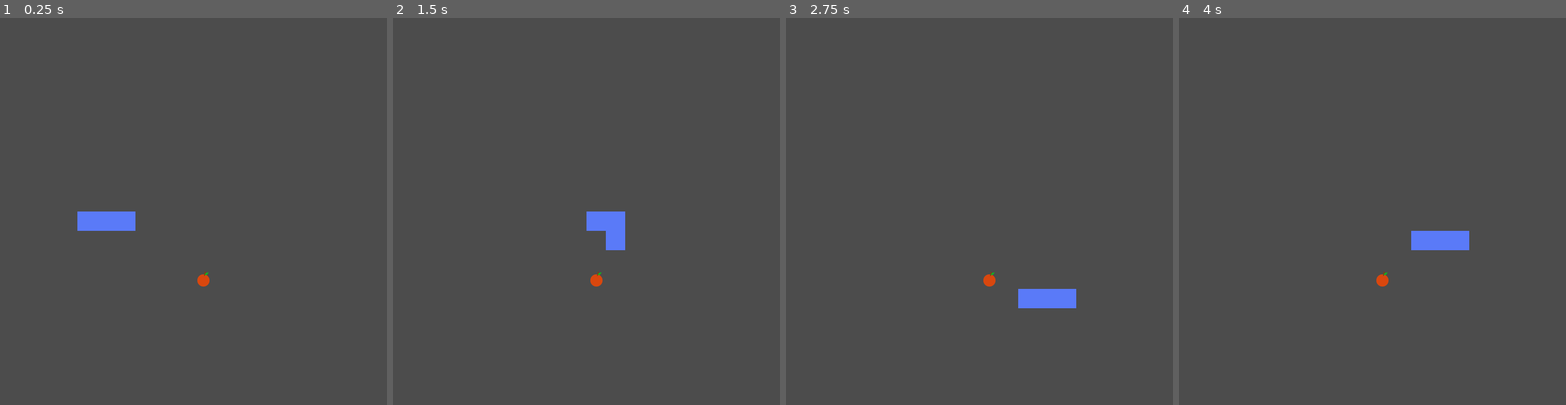
Above: before the commit, frames 1-4 (left to right).
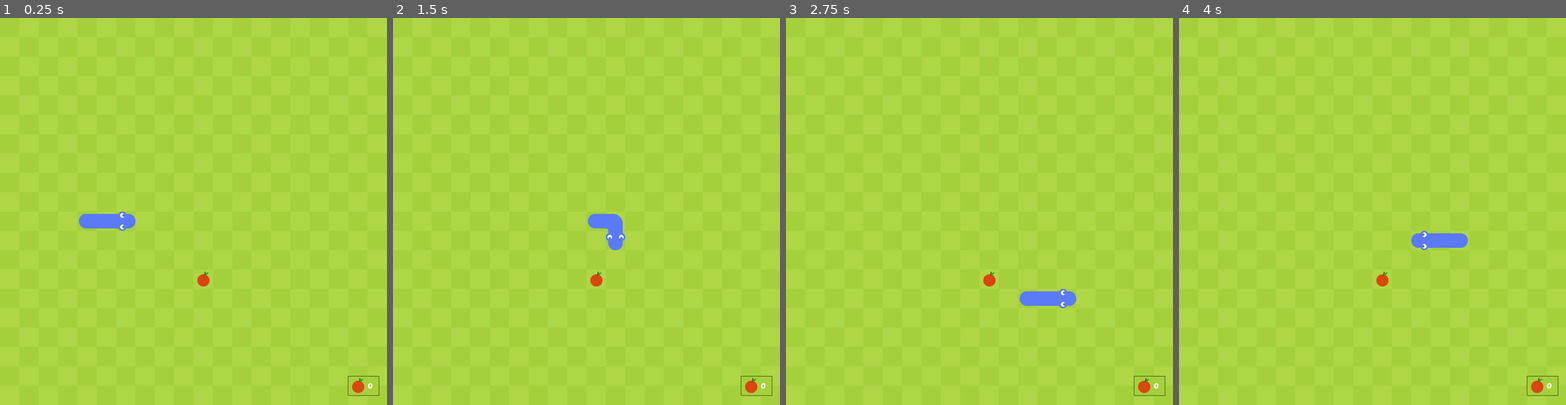
Above: after the commit, the same moments.

Repository: chelosky/godot-projects
Game: Godot game, scene res://MainGame.tscn
Two runs of this game, one before a commit and one after it. Both use one fixed random seed, a clock stepped at 60 frames per second and the inputs below.
Inputs:
- Up to frame 1 (0.25 s): no input
- Up to frame 2 (1.5 s): hold Right (ui_right) 0.53-1.28 s; hold Down (ui_down) from 1.28 s (still down)
- Up to frame 3 (2.75 s): release Down (ui_down) at 2.03 s; hold Right (ui_right) from 2.03 s (still down)
- Up to frame 4 (4 s): release Right (ui_right) at 2.78 s; hold Up (ui_up) 2.78-3.53 s; hold Left (ui_left) from 3.53 s (still down)

The runs differ from the first frame. In frame 1, 99% of the frame differs, in the area x 0-100%, y 0-100%; in frame 2, 99%; in frame 3, 99%; in frame 4, 99%.

Commit message:
:sparkles: added anim to snake position and score label

Diff:
--- a/003-Simple Snake/MainGame.gd
+++ b/003-Simple Snake/MainGame.gd
@@ -2,6 +2,7 @@
 
 const WINDOWS_SIZE = 800
 const TILE_SIZE = 40
+const MAX_TILES = (WINDOWS_SIZE/TILE_SIZE)
 
 const SNAKE = 0
 const APPLE = 1
@@ -9,26 +10,77 @@
 var apple_pos
 var snake_body = [Vector2(5,10), Vector2(4,10), Vector2(3,10)]
 var snake_direction = Vector2(1,0)
+var add_apple = false
+var points = 0
 
 func _ready():
 	apple_pos = place_apple()
 
 func place_apple():
 	randomize()
-	var x = randi() % (WINDOWS_SIZE/TILE_SIZE)
-	var y = randi() % (WINDOWS_SIZE/TILE_SIZE)
+	var x = randi() % MAX_TILES
+	var y = randi() % MAX_TILES
 	return Vector2(x,y)
 
 func draw_apple():
 	$SnakeApple.set_cell(apple_pos.x, apple_pos.y, APPLE)
 
 func draw_snake():
-	for block in snake_body:
-		$SnakeApple.set_cell(block.x, block.y, SNAKE, false, false, false, Vector2(8,0))
+	for block_index in snake_body.size():
+		var block = snake_body[block_index]
+
+		if block_index == 0:
+			var head_dir = relation2(snake_body[0], snake_body[1])
+			if head_dir == 'right':
+				$SnakeApple.set_cell(block.x, block.y, SNAKE, true, false, false, Vector2(2,0))
+			if head_dir == 'left':
+				$SnakeApple.set_cell(block.x, block.y, SNAKE, false, false, false, Vector2(2,0))
+			if head_dir == 'top':
+				$SnakeApple.set_cell(block.x, block.y, SNAKE, false, true, false, Vector2(2,1))
+			if head_dir == 'bottom':
+				$SnakeApple.set_cell(block.x, block.y, SNAKE, false, false, false, Vector2(2,1))
+		elif block_index == snake_body.size() - 1:
+			var tail_dir = relation2(snake_body[-1], snake_body[-2])
+			if tail_dir == 'right':
+				$SnakeApple.set_cell(block.x, block.y, SNAKE, false, false, false, Vector2(0,0))
+			if tail_dir == 'left':
+				$SnakeApple.set_cell(block.x, block.y, SNAKE, true, false, false, Vector2(0,0))
+			if tail_dir == 'top':
+				$SnakeApple.set_cell(block.x, block.y, SNAKE, false, true, false, Vector2(0,1))
+			if tail_dir == 'bottom':
+				$SnakeApple.set_cell(block.x, block.y, SNAKE, false, false, false, Vector2(0,1))
+		else:
+			var previous_block = snake_body[block_index + 1] - block
+			var next_block = snake_body[block_index - 1] - block
+
+			if previous_block.x == next_block.x:
+				$SnakeApple.set_cell(block.x,block.y,SNAKE,false,false,false,Vector2(4,1))
+			elif previous_block.y == next_block.y:
+				$SnakeApple.set_cell(block.x,block.y,SNAKE,false,false,false,Vector2(4,0))
+			else:
+				if previous_block.x == -1 and next_block.y == -1 or next_block.x == -1 and previous_block.y == -1:
+					$SnakeApple.set_cell(block.x,block.y,SNAKE,true,true,false,Vector2(5,0))
+				if previous_block.x == -1 and next_block.y == 1 or next_block.x == -1 and previous_block.y == 1:
+					$SnakeApple.set_cell(block.x,block.y,SNAKE,true,false,false,Vector2(5,0))
+				if previous_block.x == 1 and next_block.y == -1 or next_block.x == 1 and previous_block.y == -1:
+					$SnakeApple.set_cell(block.x,block.y,SNAKE,false,true,false,Vector2(5,0))
+				if previous_block.x == 1 and next_block.y == 1 or next_block.x == 1 and previous_block.y == 1:
+					$SnakeApple.set_cell(block.x,block.y,SNAKE,false,false,false,Vector2(5,0))
+
+
+func relation2(first_block: Vector2, second_block: Vector2):
+	var block_relation = second_block - first_block
+	if block_relation == Vector2(-1, 0): return 'left'
+	if block_relation == Vector2(1, 0): return 'right'
+	if block_relation == Vector2(0, -1): return 'top'
+	if block_relation == Vector2(0, 1): return 'bottom'
 
 func move_snake():
+	var total_tiles_removed = 1 if add_apple else 2
+	if add_apple:
+		add_apple = false
 	delete_tiles(SNAKE)
-	var body_copy = snake_body.slice(0, snake_body.size() - 2)
+	var body_copy = snake_body.slice(0, snake_body.size() - total_tiles_removed)
 	var new_head = body_copy[0] + snake_direction
 	body_copy.insert(0, new_head)
 	snake_body = body_copy
@@ -39,12 +91,53 @@
 		$SnakeApple.set_cell(cell.x, cell.y, -1)
 
 func _input(event):
-	if Input.is_action_just_pressed("ui_up"): snake_direction = Vector2(0, -1)
-	if Input.is_action_just_pressed("ui_down"): snake_direction = Vector2(0, 1)
-	if Input.is_action_just_pressed("ui_right"): snake_direction = Vector2(1, 0)
-	if Input.is_action_just_pressed("ui_left"): snake_direction = Vector2(-1, 0)
+	if Input.is_action_just_pressed("ui_up"):
+		if not snake_direction == Vector2(0, 1):
+			snake_direction = Vector2(0, -1)
+	if Input.is_action_just_pressed("ui_down"):
+		if not snake_direction == Vector2(0, -1):
+			snake_direction = Vector2(0, 1)
+	if Input.is_action_just_pressed("ui_right"):
+		if not snake_direction == Vector2(-1, 0):
+			snake_direction = Vector2(1, 0)
+	if Input.is_action_just_pressed("ui_left"):
+		if not snake_direction == Vector2(1, 0):
+			snake_direction = Vector2(-1, 0)
+
+func check_apple_eaten():
+	if apple_pos == snake_body[0]:
+		apple_pos = place_apple()
+		add_apple = true
+		update_points(points + 1)
+		$CrunchSound.play()
+
+func check_game_over():
+	var head = snake_body[0]
+	# leaves the screen
+	if head.x > MAX_TILES or head.x < 0 or head.y > MAX_TILES or head.y < 0:
+		reset()
+	# bites its own tail
+	for block in snake_body.slice(1, snake_body.size() - 1):
+		if block == head:
+			reset()
+
+func update_points(new_points):
+	points = new_points
+	get_tree().call_group('ScoreGroup', 'update_score', new_points)
+
+func reset():
+	snake_body = [Vector2(5,10), Vector2(4,10), Vector2(3,10)]
+	snake_direction = Vector2(1,0)
+	update_points(0)
+
 
 func _on_SnakeTick_timeout():
 	move_snake()
 	draw_apple()
 	draw_snake()
+	check_apple_eaten()
+
+func _process(delta):
+	check_game_over()
+	if apple_pos in snake_body:
+		apple_pos = place_apple()
--- a/003-Simple Snake/MainGame.tscn
+++ b/003-Simple Snake/MainGame.tscn
@@ -1,8 +1,11 @@
-[gd_scene load_steps=5 format=2]
+[gd_scene load_steps=8 format=2]
 
 [ext_resource path="res://Graphics/Snake_spritesheet.png" type="Texture" id=1]
 [ext_resource path="res://MainGame.gd" type="Script" id=2]
 [ext_resource path="res://Graphics/apple.png" type="Texture" id=3]
+[ext_resource path="res://Graphics/grass.png" type="Texture" id=4]
+[ext_resource path="res://Score.tscn" type="PackedScene" id=5]
+[ext_resource path="res://Sound/SnakeProject_Sound_crunch.wav" type="AudioStream" id=6]
 
 [sub_resource type="TileSet" id=1]
 0/name = "Snake_spritesheet.png 0"
@@ -51,6 +54,13 @@
 [node name="MainGame" type="Node"]
 script = ExtResource( 2 )
 
+[node name="TextureRect" type="TextureRect" parent="."]
+anchor_right = 1.0
+anchor_bottom = 1.0
+texture = ExtResource( 4 )
+expand = true
+stretch_mode = 2
+
 [node name="SnakeApple" type="TileMap" parent="."]
 tile_set = SubResource( 1 )
 cell_size = Vector2( 40, 40 )
@@ -60,4 +70,9 @@
 wait_time = 0.2
 autostart = true
 
+[node name="Score" parent="." instance=ExtResource( 5 )]
+
+[node name="CrunchSound" type="AudioStreamPlayer" parent="."]
+stream = ExtResource( 6 )
+
 [connection signal="timeout" from="SnakeTick" to="." method="_on_SnakeTick_timeout"]
--- /dev/null
+++ b/003-Simple Snake/Score.gd
@@ -0,0 +1,16 @@
+extends Node2D
+
+onready var screen_size = get_viewport().size
+
+func _ready():
+	$Apple.position = Vector2(screen_size.x - 60, screen_size.y - 40)
+	$ScoreText.rect_position = Vector2(screen_size.x - 40, screen_size.y - 50)
+
+func update_score(new_value):
+	$ScoreText.text = str(new_value)
+
+func _draw():
+	var score_width = $Apple.get_rect().size.x + $ScoreText.get_rect().size.x - 16
+	var bg_rect = Rect2($Apple.position.x - 20, $Apple.position.y - 20, score_width, 40)
+	draw_rect(bg_rect, Color8(166,209,60))
+	draw_rect(bg_rect, Color8(56,74,12), false)
--- /dev/null
+++ b/003-Simple Snake/Score.tscn
@@ -0,0 +1,20 @@
+[gd_scene load_steps=5 format=2]
+
+[ext_resource path="res://Font/PoetsenOne-Regular.ttf" type="DynamicFontData" id=1]
+[ext_resource path="res://Score.gd" type="Script" id=2]
+[ext_resource path="res://Graphics/apple.png" type="Texture" id=3]
+
+[sub_resource type="DynamicFont" id=1]
+font_data = ExtResource( 1 )
+
+[node name="Score" type="Node2D" groups=["ScoreGroup"]]
+script = ExtResource( 2 )
+
+[node name="ScoreText" type="Label" parent="."]
+margin_right = 40.0
+margin_bottom = 14.0
+custom_fonts/font = SubResource( 1 )
+text = "0"
+
+[node name="Apple" type="Sprite" parent="."]
+texture = ExtResource( 3 )
Renamed: 003-Simple Snake/Sound/PoetsenOne-Regular.ttf -> 003-Simple Snake/Font/PoetsenOne-Regular.ttf
Not shown, changed: 003-Simple Snake/Sound/SnakeProject_Sound_crunch.wav.import
Not shown, added: 003-Simple Snake/Sound/SnakeProject_Sound_crunch.wav
